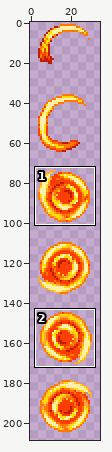
Sprite sheet, stored at Content/Projectiles/PokemonAttackProjs/FlameWheel.png. Above, an overview of the earlier version with the close-up marked.
Close-up. Earlier state:
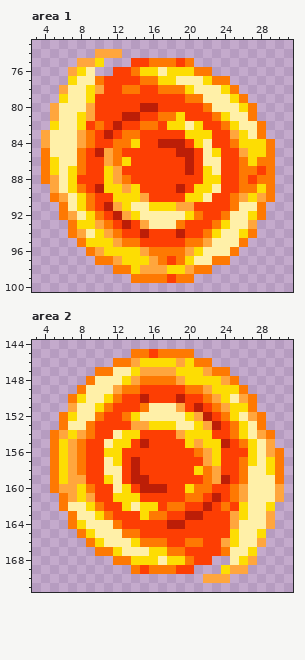
The file is 70x420 pixels, drawn in blocks of 2x2; one block is one cell here. Shown: area 1: x 3..31, y 73..100; area 2: x 3..31, y 144..171. The wide view leaves out empty margins. The commit also changed other parts of the picture, which this record leaves out.
The same view after the edit:
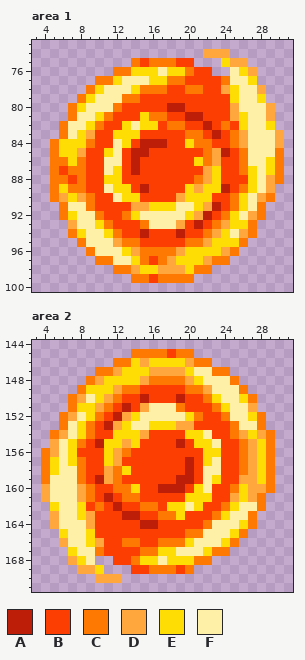
Palette (. is transparent): A #bc1e07  B #fd3e03  C #fe7902  D #ffa63d  E #fddd03  F #fff0a8
Difference:
Changed rows in their new state; - is an unchanged pixel.
Area 1:
first column x 4:
 74 ------...---------DDD------
 75 ----...---C-----B---EDD----
 76 ---...--CCE-----CBB--FED---
 77 ---...-CEFFFE-CCBBBB-FFE---
 78 --...CEFFFECC-BBCCBBDEFFD--
 79 --..C-FFFCC-----BBBBB-FFE--
 80 -..CEFFFC--BB-AA--BBBDFFFD-
 81 -..CFFEC-BBEC-BBAA-BBDEFFD-
 82 -.C-FE--BEFEE-CCBBA--BE-FE-
 83 ..C-ED-BEEE-----CCBA-CD-FFD
 84 .CEEE---FEBAA-BBECC---DFFFD
 85 .CEED-BEF-AA---BB-CDA-CFFFC
 86 .CCE---FFBA-----BECD---FFEC
 87 .CBC---FE-A-----B-DE---EFEC
 88 .CCBC---EB-------CD---BEFDC
 89 -CEC--BF-EBA---BED-EA--EFD-
 90 ---ED---F--B---D--E---EF---
 91 ----F--BBBDD---FFEDA--E----
 92 ---E-F--BC-------DA--E-D---
 93 ---DFFE--B-C---D-A--DEEC---
 94 ----E-FE-----------DE-D----
 95 -----FFF-----------EEE-----
 96 ------FFF-DC---DE-EED------
 97 --------FF-CB-DE-ED--------
 98 ----------DEE-DDE----------
 99 ------------B-C------------
Area 2:
first column x 4:
145 ------------C-B------------
146 ----------ED---ED----------
147 --------DE-E---D-FF--------
148 ------DEE-ED---CD-FFF------
149 -----EEE-----------FFF-----
150 ----D-ED-----------EF-E----
151 ---CEED--A-D---C-B--EFFD---
152 ---D-E--AD-------CB--F-E---
153 ----E--ADEFF---DDBBB--F----
154 ---FE---E--D---B--F---DE---
155 -DFE--AE-DEB---ABE-FB--DEC-
156 CDFEB---DC-------BE---CDEC.
157 CEFE---ED-B-----A-EF---DEC.
158 CEFF---DCEB-----ABFF---DEC.
159 CFFFC-ADC-BB---AA-FEB-DDEC.
160 DFFFD---CCEBB-AABEF---EDDC.
161 DFFFDC-ABCC-----EEEB-DEDC..
162 -EF-EB--ABBCC-EEFEB--EF-C.-
163 -DFFEDBB-AABB-CEBB-CEFFC..-
164 -DFFFDBBB--AA-BB--CFFFEC..-
165 --EFF-BBBBB-----CCFFF-C..--
166 --DFFEDBBCCBB-CCEFFFEC...--
167 ---EFF-BBBBCC-EFFFEC-...---
168 ---DEF--BBC-----ECC--...---
169 ----DDE---B-----C---...----
170 ------DDD---------...------
Where, in picture pixels (left, top, right, bottom), the same in both close-ups:
changed: (41, 49, 284, 283)
changed: (41, 349, 284, 583)
